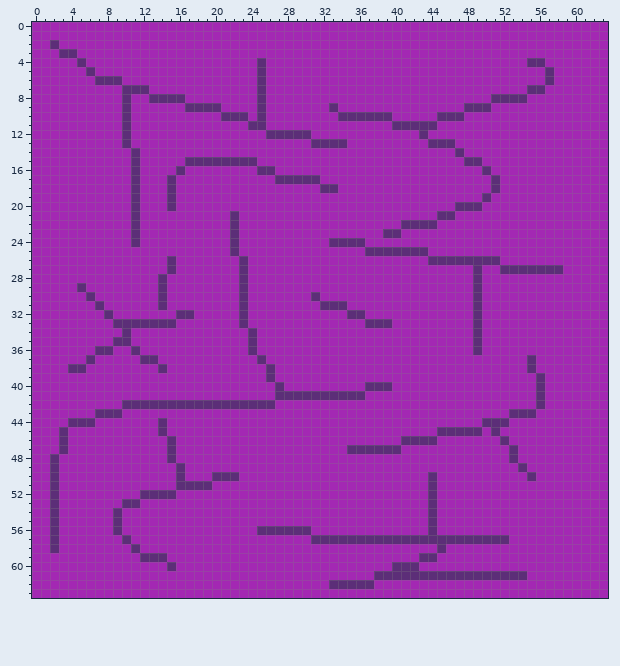
Two versions of one pixel-art file, .dev/backgrounds/main_stage.aseprite. Above, as it was before the edit.
64x64 pixels, 1 frame.
Now the later version:
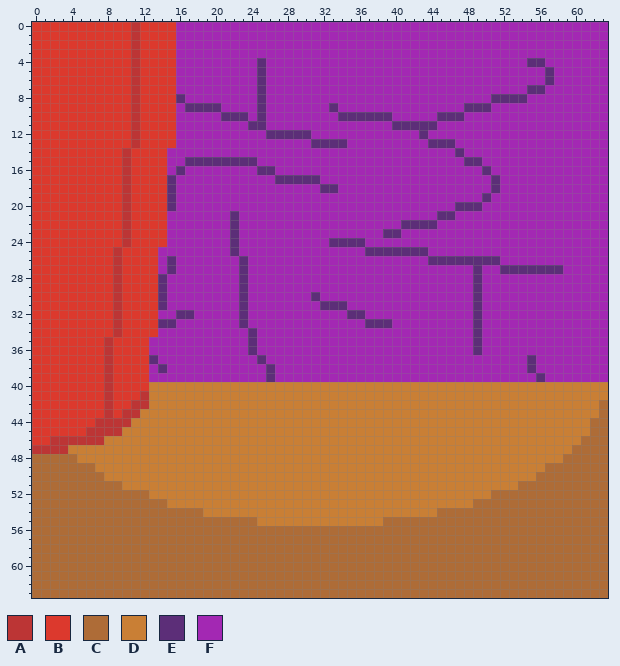
Palette (. is transparent): A #bc3535  B #dc392d  C #ae6c37  D #c97f35  E #5c2e78  F #a328b3
The edit:
layer "Layer 1" now shown
layer "Layer 2" now shown
Changed rows in their new state; - is an unchanged pixel.
Layers "Layer 2", "Layer 1":
first column x 0:
 0 BBBBBBBBBBBABBBB------------------------------------------------
 1 BBBBBBBBBBBABBBB------------------------------------------------
 2 BBBBBBBBBBBABBBB------------------------------------------------
 3 BBBBBBBBBBBABBBB------------------------------------------------
 4 BBBBBBBBBBBABBBB------------------------------------------------
 5 BBBBBBBBBBBABBBB------------------------------------------------
 6 BBBBBBBBBBBABBBB------------------------------------------------
 7 BBBBBBBBBBBABBBB------------------------------------------------
 8 BBBBBBBBBBBABBBB------------------------------------------------
 9 BBBBBBBBBBBABBBB------------------------------------------------
10 BBBBBBBBBBBABBBB------------------------------------------------
11 BBBBBBBBBBBABBBB------------------------------------------------
12 BBBBBBBBBBBABBBB------------------------------------------------
13 BBBBBBBBBBBABBBB------------------------------------------------
14 BBBBBBBBBBABBBB-------------------------------------------------
15 BBBBBBBBBBABBBB-------------------------------------------------
16 BBBBBBBBBBABBBB-------------------------------------------------
17 BBBBBBBBBBABBBB-------------------------------------------------
18 BBBBBBBBBBABBBB-------------------------------------------------
19 BBBBBBBBBBABBBB-------------------------------------------------
20 BBBBBBBBBBABBBB-------------------------------------------------
21 BBBBBBBBBBABBBB-------------------------------------------------
22 BBBBBBBBBBABBBB-------------------------------------------------
23 BBBBBBBBBBABBBB-------------------------------------------------
24 BBBBBBBBBBABBBB-------------------------------------------------
25 BBBBBBBBBABBBB--------------------------------------------------
26 BBBBBBBBBABBBB--------------------------------------------------
27 BBBBBBBBBABBBB--------------------------------------------------
28 BBBBBBBBBABBBB--------------------------------------------------
29 BBBBBBBBBABBBB--------------------------------------------------
30 BBBBBBBBBABBBB--------------------------------------------------
31 BBBBBBBBBABBBB--------------------------------------------------
32 BBBBBBBBBABBBB--------------------------------------------------
33 BBBBBBBBBABBBB--------------------------------------------------
34 BBBBBBBBBABBBB--------------------------------------------------
35 BBBBBBBBABBBB---------------------------------------------------
36 BBBBBBBBABBBB---------------------------------------------------
37 BBBBBBBBABBBB---------------------------------------------------
38 BBBBBBBBABBBB---------------------------------------------------
39 BBBBBBBBABBBB---------------------------------------------------
40 BBBBBBBBABBBBDDDDDDDDDDDDDDDDDDDDDDDDDDDDDDDDDDDDDDDDDDDDDDDDDDD
41 BBBBBBBBABBBADDDDDDDDDDDDDDDDDDDDDDDDDDDDDDDDDDDDDDDDDDDDDDDDDDD
42 BBBBBBBBABBAADDDDDDDDDDDDDDDDDDDDDDDDDDDDDDDDDDDDDDDDDDDDDDDDDDC
43 BBBBBBBBABAADDDDDDDDDDDDDDDDDDDDDDDDDDDDDDDDDDDDDDDDDDDDDDDDDDDC
44 BBBBBBBAAAADDDDDDDDDDDDDDDDDDDDDDDDDDDDDDDDDDDDDDDDDDDDDDDDDDDCC
45 BBBBBBAAAADDDDDDDDDDDDDDDDDDDDDDDDDDDDDDDDDDDDDDDDDDDDDDDDDDDDCC
46 BBAAAAAADDDDDDDDDDDDDDDDDDDDDDDDDDDDDDDDDDDDDDDDDDDDDDDDDDDDDCCC
47 AAAADDDDDDDDDDDDDDDDDDDDDDDDDDDDDDDDDDDDDDDDDDDDDDDDDDDDDDDDCCCC
48 CCCCCDDDDDDDDDDDDDDDDDDDDDDDDDDDDDDDDDDDDDDDDDDDDDDDDDDDDDDCCCCC
49 CCCCCCCDDDDDDDDDDDDDDDDDDDDDDDDDDDDDDDDDDDDDDDDDDDDDDDDDDCCCCCCC
50 CCCCCCCCDDDDDDDDDDDDDDDDDDDDDDDDDDDDDDDDDDDDDDDDDDDDDDDDCCCCCCCC
51 CCCCCCCCCCDDDDDDDDDDDDDDDDDDDDDDDDDDDDDDDDDDDDDDDDDDDDCCCCCCCCCC
52 CCCCCCCCCCCCCDDDDDDDDDDDDDDDDDDDDDDDDDDDDDDDDDDDDDDCCCCCCCCCCCCC
53 CCCCCCCCCCCCCCCDDDDDDDDDDDDDDDDDDDDDDDDDDDDDDDDDDCCCCCCCCCCCCCCC
54 CCCCCCCCCCCCCCCCCCCDDDDDDDDDDDDDDDDDDDDDDDDDDCCCCCCCCCCCCCCCCCCC
55 CCCCCCCCCCCCCCCCCCCCCCCCCDDDDDDDDDDDDDDCCCCCCCCCCCCCCCCCCCCCCCCC
56 CCCCCCCCCCCCCCCCCCCCCCCCCCCCCCCCCCCCCCCCCCCCCCCCCCCCCCCCCCCCCCCC
57 CCCCCCCCCCCCCCCCCCCCCCCCCCCCCCCCCCCCCCCCCCCCCCCCCCCCCCCCCCCCCCCC
58 CCCCCCCCCCCCCCCCCCCCCCCCCCCCCCCCCCCCCCCCCCCCCCCCCCCCCCCCCCCCCCCC
59 CCCCCCCCCCCCCCCCCCCCCCCCCCCCCCCCCCCCCCCCCCCCCCCCCCCCCCCCCCCCCCCC
60 CCCCCCCCCCCCCCCCCCCCCCCCCCCCCCCCCCCCCCCCCCCCCCCCCCCCCCCCCCCCCCCC
61 CCCCCCCCCCCCCCCCCCCCCCCCCCCCCCCCCCCCCCCCCCCCCCCCCCCCCCCCCCCCCCCC
62 CCCCCCCCCCCCCCCCCCCCCCCCCCCCCCCCCCCCCCCCCCCCCCCCCCCCCCCCCCCCCCCC
63 CCCCCCCCCCCCCCCCCCCCCCCCCCCCCCCCCCCCCCCCCCCCCCCCCCCCCCCCCCCCCCCC
Boxes around the changes in both pictures, in picture pixels (x1, y1, x2, y2):
changed: (32, 22, 608, 598)
